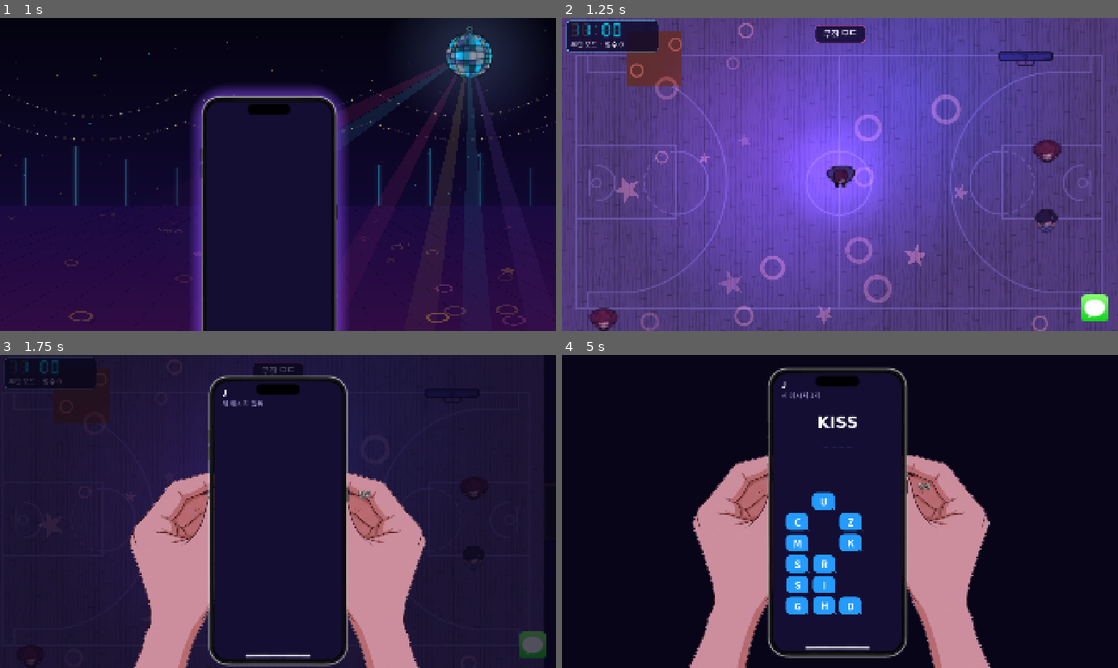
Above: before the commit, frames 1-4 (two rows, left to right).
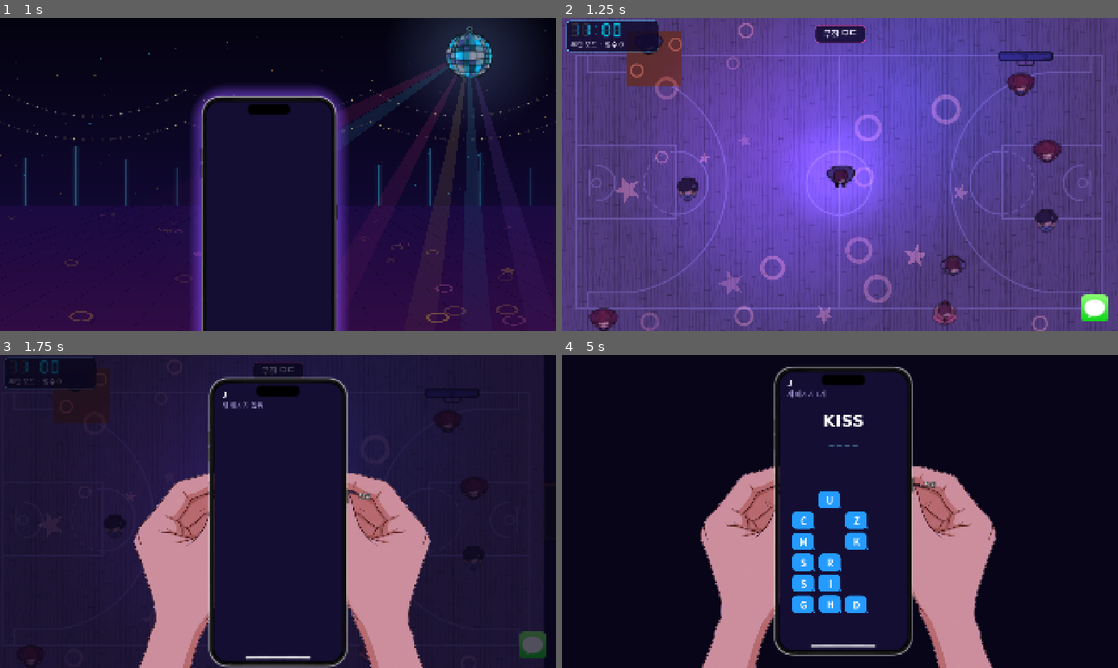
Above: after the commit, the same moments.

Repository: xyur2/DLQ
Game: Godot game, scene res://scenes/menu/menu.tscn
Two runs of this game, one before a commit and one after it. Both use one fixed random seed, a clock stepped at 60 frames per second and the inputs below.
Inputs (mouse positions are in pixels of both pictures, inside the frame that each line leads up to):
- Up to frame 1 (1 s): click "무한 모드" at 0.5 s
- Up to frame 2 (1.25 s): no input
- Up to frame 3 (1.75 s): tap Enter at 1.25 s; move the mouse to (533, 646) at 1.27 s; hold D (move_right) from 1.28 s (still down); hold E (interact) from 1.28 s (still down); click (533, 646) at 1.42 s; tap N (next_level) at 1.55 s
- Up to frame 4 (5 s): move the mouse to (728, 527) at 2.02 s; release D (move_right) at 2.03 s; release E (interact) at 2.03 s; hold S (move_down) 2.03-2.78 s; tap N (next_level) at 2.1, 3.05, 3.6, 4.55 s; tap E (interact) at 2.3, 3.8 s; move the mouse to (895, 442) at 2.77 s; hold D (move_right) 2.78-3.53 s; hold E (interact) 2.78-3.53 s; move the mouse to (812, 574) at 3.52 s; hold W (move_up) 3.53-4.28 s; click (812, 574) at 3.67 s; move the mouse to (1006, 558) at 4.27 s; hold A (move_left) from 4.28 s (still down); hold Q (open_phone) from 4.28 s (still down); tap F4 (debug_next_level) at 4.9 s

Frame 1 is identical in both runs. In frame 2, 1.0% of the frame differs, in the area x 14-85%, y 5-99%; in frame 3, 5.0%; in frame 4, 12%, in the area x 22-79%, y 3-100%.

Commit message:
v2.6 플레이 피드백: 사람 충돌, 따라오기 멈춤, 레벨 0 분리, 인원 2배, 소품 타이머
- 사람끼리 겹치지 않음: NPC 충돌 마스크에 NPC 레이어 추가, 가까운 사람을 피해 비켜 가기, 생성 간격 64px. 모이다 막히면 그 자리에 섬
- 따라오는 사람(추적형 포함)이 80px 안에 들어오면 멈추고 따라오기를 끝냄
- 따라오기 빈도 2/3: FOLLOW_COOLDOWN 25 → 37.5초, 추적형 10~30 → 15~45초
- 레벨 0은 테스트 맵(GameConfig.TEST_LEVEL)으로 분리. 플레이는 레벨 1·2(화면 Level 1·2). 디버그 F4로만 테스트 맵
- 인원 2배: 레벨 1 10명, 레벨 2 12명
- 소품 재사용 대기 중 더 어둡게 + 흰색 원형 타이머(unshaded, z_index 10)
- 명세서 v2.6 반영

Co-Authored-By: Claude Opus 5.5 <noreply@anthropic.com>

Diff:
--- a/scenes/top_view/prop.tscn
+++ b/scenes/top_view/prop.tscn
@@ -1,6 +1,9 @@
 [gd_scene format=3]
 
 [ext_resource type="Script" path="res://scripts/party_prop.gd" id="1_prop"]
+
+[sub_resource type="CanvasItemMaterial" id="Material_unshaded"]
+light_mode = 1
 
 [node name="Prop" type="Area2D"]
 script = ExtResource("1_prop")
@@ -9,3 +12,7 @@
 texture_filter = 3
 
 [node name="CollisionShape2D" type="CollisionShape2D" parent="."]
+
+[node name="CooldownTimer" type="Node2D" parent="."]
+z_index = 10
+material = SubResource("Material_unshaded")
--- a/scripts/game_config.gd
+++ b/scripts/game_config.gd
@@ -28,6 +28,10 @@
 const NPC_ARRIVE_DISTANCE: float = 9.6
 const NPC_STUCK_TIMEOUT: float = 1.5
 const NPC_SPAWN_MIN_DIST: float = 240.0      # 맵 절반에 맞춰 480 → 240
+const NPC_SPAWN_SPACING: float = 64.0        # 처음 놓을 때 사람끼리 떨어뜨리는 거리 (지름 38.4 + 여유)
+# 사람끼리는 몸이 부딪혀 겹치지 않는다. 걷는 사람은 가까운 사람을 미리 피해 옆으로 비켜 간다.
+const NPC_AVOID_RADIUS: float = 64.0         # 이 거리 안의 사람을 피한다 (중심 거리)
+const NPC_AVOID_STRENGTH: float = 1.2        # 피하는 힘. 클수록 일찍, 크게 비켜 간다
 const NPC_AGGRO_SPREAD: float = 70.0         # 140 → 70
 const NPC_COLOR: Color = Color(0.55, 0.5, 0.5)
 
@@ -53,7 +57,7 @@
 const ACTIVE_IDLE_TIME_RANGE: Vector2 = Vector2(0.3, 1.0)   # 일반은 NPC_IDLE_TIME_RANGE (1~3초)
 const ACTIVE_TURN_TIME_RANGE: Vector2 = Vector2(0.8, 2.0)   # 걷는 중 이 간격마다 새 목적지로 방향 전환
 # 추적형: 일정 간격마다 정해진 시간 동안 플레이어 쪽으로 온다.
-const TRACKER_INTERVAL_RANGE: Vector2 = Vector2(10.0, 30.0)
+const TRACKER_INTERVAL_RANGE: Vector2 = Vector2(15.0, 45.0)   # 플레이 피드백: 빈도 2/3 (10~30 → 15~45)
 const TRACKER_DURATION: float = 6.0
 # 주의 집중형: 일정 간격마다 주변 사람들을 자기 주위로 부른다. 부르는 동안 자신은 제자리에 선다.
 const ATTENTION_INTERVAL_RANGE: Vector2 = Vector2(30.0, 45.0)
@@ -74,9 +78,9 @@
 
 # 따라오는 사람
 const FOLLOW_SPEED: float = 108.0             # 플레이어(144)보다 느려서 따돌릴 수 있음
-const FOLLOW_STOP_DISTANCE: float = 70.0      # 발각 반경(80) 안까지 붙는다
-const FOLLOW_DURATION: float = 8.0            # follower_option이 켜진 사람이 한 번 따라오는 시간
-const FOLLOW_COOLDOWN: float = 25.0           # 다시 따라오기까지의 시간
+const FOLLOW_STOP_DISTANCE: float = 80.0      # 이 거리 안으로 들어오면 멈춰 서서 따라오기를 끝낸다 (발각 반경과 같음)
+const FOLLOW_DURATION: float = 8.0            # follower_option이 켜진 사람이 한 번 따라오는 최대 시간
+const FOLLOW_COOLDOWN: float = 37.5           # 다시 따라오기까지의 시간. 플레이 피드백: 빈도 2/3 (25 → 37.5)
 
 # 사람에게 보내는 반응 (왼쪽 클릭 긍정, 오른쪽 클릭 부정)
 const REACTION_RANGE: float = 300.0           # 플레이어에서 이 거리 안의 사람에게만
@@ -127,39 +131,41 @@
 const TENSION_RISE_PER_SEC: float = 3.0
 const TENSION_FALL_PER_SEC: float = 0.5
 
-# 레벨. 위로 갈수록 DM이 자주 오고, 답장 후 쉬는 시간이 짧고, 휴대폰 글자 사이 간격이 좁다.
-# 같은 키를 모든 레벨에 둔다. 레벨을 늘리려면 항목과 씬을 추가한다.
+# 테스트 맵(레벨 0). 플레이 목록(LEVELS)에는 없고, 디버그 모드(F1)에서 F4로 레벨을 넘기면 마지막 레벨 다음에 나온다.
+const TEST_LEVEL: Dictionary = {
+    'title': '레벨 0: 테스트 맵',
+    'scene': 'res://scenes/top_view/levels/level_0.tscn',
+    'npc_count': 5,
+    'npc_kinds': {},
+    'follower_count': 1,
+    'dm_interval': 3.0,
+    'reply_cooldown': 5.0,
+    'letter_gap': 40.0,
+    'caught_radius': 80.0,
+    'decoy_count': 6,
+    'wrong_lock_time': 2.0,
+}
+
+# 플레이할 수 있는 레벨. 위로 갈수록 DM이 자주 오고, 답장 후 쉬는 시간이 짧고, 휴대폰 글자 사이 간격이 좁다.
+# 화면에는 Level 1, 2로 나온다(level_index 0, 1). 같은 키를 모든 레벨에 둔다. 레벨을 늘리려면 항목과 씬을 추가한다.
 const LEVELS: Array = [
     {
-        'title': '레벨 1: 거실',
-        'scene': 'res://scenes/top_view/levels/level_0.tscn',
-        'npc_count': 5,
+        'title': '레벨 1: 옆방',
+        'scene': 'res://scenes/top_view/levels/level_1.tscn',
+        'npc_count': 10,           # 플레이 피드백: 북적이는 파티처럼 2배 (5 → 10)
         'npc_kinds': {},           # 종류별 인원. 예: {'active': 1, 'tracker': 1, 'attention': 1, 'interactive': 1}. 나머지는 일반
         'follower_count': 1,       # follower_option을 켜고 시작하는 사람 수 (일반 사람 중에서)
-        'dm_interval': 3.0,        # DM 도착 주기(초)
-        'reply_cooldown': 5.0,     # 답장한 뒤 다음 DM까지 쉬는 시간(초)
-        'letter_gap': 40.0,        # 휴대폰 글자 버튼 사이 간격(px). LETTER_MIN_GAP보다 작아지지 않음
+        'dm_interval': 2.6,        # DM 도착 주기(초)
+        'reply_cooldown': 4.0,     # 답장한 뒤 다음 DM까지 쉬는 시간(초)
+        'letter_gap': 20.0,        # 휴대폰 글자 버튼 사이 간격(px). LETTER_MIN_GAP보다 작아지지 않음
         'caught_radius': 80.0,
         'decoy_count': 6,          # 단어 글자 외에 섞이는 알파벳 수
         'wrong_lock_time': 2.0,    # 틀린 알파벳을 눌렀을 때 터치가 막히는 시간(초)
     },
     {
-        'title': '레벨 2: 옆방',
-        'scene': 'res://scenes/top_view/levels/level_1.tscn',
-        'npc_count': 5,
-        'npc_kinds': {},
-        'follower_count': 1,
-        'dm_interval': 2.6,
-        'reply_cooldown': 4.0,
-        'letter_gap': 20.0,
-        'caught_radius': 80.0,
-        'decoy_count': 6,
-        'wrong_lock_time': 2.0,
-    },
-    {
-        'title': '레벨 3: 북적이는 파티',
+        'title': '레벨 2: 북적이는 파티',
         'scene': 'res://scenes/top_view/levels/level_2.tscn',
-        'npc_count': 6,
+        'npc_count': 12,           # 6 → 12
         'npc_kinds': {},
         'follower_count': 2,
         'dm_interval': 2.2,
--- a/scripts/game_state.gd
+++ b/scripts/game_state.gd
@@ -25,7 +25,8 @@
 
 var state: State = State.INTRO
 var end_reason: EndReason = EndReason.NONE
-var level_index: int = 0           # 현재 레벨. R 재시작해도 유지되고, 승리 후 N으로 다음 레벨
+var level_index: int = 0           # 현재 레벨(GameConfig.LEVELS 번호). R 재시작해도 유지되고, 승리 후 N으로 다음 레벨
+var test_level: bool = false       # 테스트 맵(레벨 0, GameConfig.TEST_LEVEL)인지. 디버그로만 연다
 var cfg: Dictionary = GameConfig.LEVELS[0]
 var phone_on: bool = false
 var dm_stage: int = 0
@@ -54,7 +55,7 @@
 ## 모든 값을 초기화한다. Main._enter_tree()에서 호출한다(자식 씬의 _ready보다 먼저).
 func start_game() -> void:
     level_index = clampi(level_index, 0, GameConfig.LEVELS.size() - 1)
-    cfg = GameConfig.LEVELS[level_index]
+    cfg = GameConfig.TEST_LEVEL if test_level else GameConfig.LEVELS[level_index]
     end_reason = EndReason.NONE
     phone_on = false
     dm_stage = 0
@@ -75,12 +76,18 @@
 
 
 func has_next_level() -> bool:
-    return not endless_mode and level_index + 1 < GameConfig.LEVELS.size()
+    return not endless_mode and not test_level and level_index + 1 < GameConfig.LEVELS.size()
 
 
 ## 다음 start_game()부터 적용된다. 씬을 다시 불러야 맵이 바뀐다.
 func set_level(index: int) -> void:
+    test_level = false
     level_index = clampi(index, 0, GameConfig.LEVELS.size() - 1)
+
+
+## 디버그: 다음 start_game()부터 테스트 맵(레벨 0)으로 시작한다. set_level을 부르면 풀린다.
+func set_test_level() -> void:
+    test_level = true
 
 
 func set_endless(enabled: bool) -> void:
@@ -93,7 +100,9 @@
 
 ## 화면에 보이는 레벨 번호는 1부터 시작한다.
 func get_level_label() -> String:
-    return '무한 모드' if endless_mode else 'Level %d' % (level_index + 1)
+    if endless_mode:
+        return '무한 모드'
+    return 'Level 0' if test_level else 'Level %d' % (level_index + 1)
 
 
 func is_playing() -> bool:
--- a/scripts/main.gd
+++ b/scripts/main.gd
@@ -34,8 +34,13 @@
 	elif GameState.debug_enabled and event.is_action_pressed('debug_clear_stage'):
 		GameState.debug_clear_stage()
 	elif GameState.debug_enabled and event.is_action_pressed('debug_next_level'):
-		# 디버그: 다음 레벨로 바로 이동 (마지막 레벨 다음은 0)
-		GameState.set_level((GameState.level_index + 1) % GameConfig.LEVELS.size())
+		# 디버그: 다음 레벨로 바로 이동. 마지막 레벨 다음은 테스트 맵(레벨 0), 그다음은 레벨 1
+		if GameState.test_level:
+			GameState.set_level(0)
+		elif GameState.level_index + 1 < GameConfig.LEVELS.size():
+			GameState.set_level(GameState.level_index + 1)
+		else:
+			GameState.set_test_level()
 		get_tree().reload_current_scene()
 
 
--- a/scripts/party_npc.gd
+++ b/scripts/party_npc.gd
@@ -3,6 +3,8 @@
 ## 사람. 대기와 무작위 이동을 반복하고, 상황에 따라 다음과 같이 행동한다.
 ## - 소품 어그로: 지속 시간 동안 해당 지점에 모인다.
 ## - 따라오는 사람: follower_option이 켜져 있거나 반응을 충분히 받으면 일정 시간 플레이어를 따라온다.
+##   FOLLOW_STOP_DISTANCE 안으로 들어오면 그 자리에 멈춰 서고 따라오기를 끝낸다.
+## - 사람끼리는 몸이 부딪혀 겹치지 않고, 걷는 사람은 가까운 사람을 미리 피해 옆으로 비켜 간다.
 ## - 길막: 걷다가 플레이어에게 막히면 멈춰 서고, 오래 막히면 플레이어를 밀쳐 낸다.
 ## - 슬로우 댄스: 제자리 근처만 조금씩 움직인다.
 ## 다른 방으로 갈 때는 PartyLevel.next_step을 따라 열린 문을 지난다. 문이 닫혀 있으면 그 방으로 가지 않는다.
@@ -10,7 +12,7 @@
 ## 종류(kind). 값은 GameConfig의 각 종류 구역에서 조정한다.
 ## - normal: 위 기본 행동만 한다.
 ## - active(활발형): 1.5배 빠르고, 짧게 쉬고, 걷는 중에도 자주 방향을 바꾼다.
-## - tracker(추적형): 10~30초마다 정해진 시간 동안 플레이어 쪽으로 온다.
+## - tracker(추적형): 15~45초마다 정해진 시간 동안 플레이어 쪽으로 온다.
 ## - attention(주의 집중형): 30~45초마다 주변 사람들을 자기 주위로 부르고, 그동안 제자리에 선다.
 ## - interactive(상호작용형): 1분 안팎마다 사용할 수 있는 소품으로 걸어가 작동시킨다.
 ## 특수 행동은 대기·걷기 중일 때만 시작하고, 다른 행동(어그로, 따라오기) 중이면 끝날 때까지 미룬다.
@@ -19,7 +21,8 @@
 enum Mode { IDLE, WALK, AGGRO, FOLLOW }
 
 const LAYER_NPC: int = 4
-const MASK_WALL_AND_PLAYER: int = 1 | 2   # NPC끼리는 통과
+const MASK_SOLID: int = 1 | 2 | 4         # 벽, 플레이어, 다른 사람과 부딪힌다
+const AVOID_AHEAD_DOT: float = 0.3        # 이보다 앞쪽에 있는 사람은 옆으로 비켜 간다
 const STUCK_MOVE_RATIO: float = 0.25      # 기대 이동량의 이 비율보다 적게 움직이면 막힌 것으로 본다
 const BLOCK_HEADING_MIN_DOT: float = 0.3  # 목적지가 플레이어 쪽이어야 길막으로 본다
 const EMOTE_RISE_PX: float = 40.0
@@ -60,7 +63,7 @@
 
 func _ready() -> void:
     collision_layer = LAYER_NPC
-    collision_mask = MASK_WALL_AND_PLAYER
+    collision_mask = MASK_SOLID
     motion_mode = CharacterBody2D.MOTION_MODE_FLOATING
     add_to_group('npcs')
     _sprite.sprite_frames = GameAssets.npc_frames(look)
@@ -151,6 +154,11 @@
             if _aggro_left <= 0.0 or not level.can_reach(global_position, _target):
                 _dance_anchor = global_position
                 _start_idle()
+            elif _stuck_time >= GameConfig.NPC_STUCK_TIMEOUT:
+                # 먼저 모인 사람들에게 막혔다: 그 자리를 도착한 곳으로 삼아 선다.
+                _target = global_position
+                _stuck_time = 0.0
+                velocity = Vector2.ZERO
             elif global_position.distance_to(_target) > GameConfig.NPC_ARRIVE_DISTANCE:
                 _move_to_target(GameConfig.NPC_AGGRO_SPEED * _speed_multiplier(), delta)
             else:
@@ -158,15 +166,14 @@
         Mode.FOLLOW:
             _follow_left -= delta
             _target = follow_target.global_position
-            if _follow_left <= 0.0:
+            if _follow_left <= 0.0 or global_position.distance_to(_target) <= GameConfig.FOLLOW_STOP_DISTANCE:
+                # 시간이 다 됐거나 충분히 가까워졌다: 그 자리에 멈춰 서고 따라오기를 끝낸다.
                 _dance_anchor = global_position
                 _start_idle()
             elif not level.can_reach(global_position, _target):
                 velocity = Vector2.ZERO   # 문이 닫혀 있으면 문 너머로 따라가지 못한다
-            elif global_position.distance_to(_target) > GameConfig.FOLLOW_STOP_DISTANCE:
+            else:
                 _move_to_target(GameConfig.FOLLOW_SPEED * _speed_multiplier(), delta)
-            else:
-                velocity = Vector2.ZERO
     _sprite.set_motion(velocity)
     if GameState.debug_enabled:
         queue_redraw()
@@ -335,13 +342,33 @@
     var before: Vector2 = global_position
     var goal: Vector2 = _steer_point()
     var dist: float = global_position.distance_to(goal)
+    var direction: Vector2 = global_position.direction_to(goal)
     # 목적지를 지나치지 않도록 속도 제한
-    velocity = global_position.direction_to(goal) * minf(speed, dist / delta)
+    var step_speed: float = minf(speed, dist / delta)
+    velocity = (direction + _avoidance(direction)).limit_length(1.0) * step_speed
     move_and_slide()
     if global_position.distance_to(before) < velocity.length() * delta * STUCK_MOVE_RATIO:
         _stuck_time += delta
     else:
         _stuck_time = 0.0
+
+
+## 가까운 사람에게서 멀어지는 방향. 앞을 막은 사람은 진행 방향의 왼쪽으로 비켜 간다(모두 같은 쪽이라 마주쳐도 엇갈린다).
+func _avoidance(direction: Vector2) -> Vector2:
+    var push := Vector2.ZERO
+    for node: Node in get_tree().get_nodes_in_group('npcs'):
+        if node == self:
+            continue
+        var away: Vector2 = global_position - (node as Node2D).global_position
+        var distance: float = away.length()
+        if distance >= GameConfig.NPC_AVOID_RADIUS or distance < 0.01:
+            continue
+        var weight: float = 1.0 - distance / GameConfig.NPC_AVOID_RADIUS
+        var away_dir: Vector2 = away / distance
+        push += away_dir * weight
+        if direction.dot(-away_dir) > AVOID_AHEAD_DOT:
+            push += direction.orthogonal() * weight
+    return push * GameConfig.NPC_AVOID_STRENGTH
 
 
 func _start_idle() -> void:
--- a/scripts/party_prop.gd
+++ b/scripts/party_prop.gd
@@ -3,13 +3,20 @@
 ## 상호작용 소품(스피커·조명·플레이리스트). E를 누르면 어그로 지점으로 사람을 모은다.
 ## 종류별 이름·반경·재사용 대기·색은 GameConfig.PROPS, 위치와 어그로 지점은 top_view.tscn에서 정한다.
 ## 모양은 소품 이미지, 작동 효과는 효과 씬(GameAssets.PROP_EFFECTS). 효과 씬이 없으면 원으로 대신 표시한다.
+## 재사용 대기 중에는 소품이 어두워지고, 위에 흰색 원형 타이머(CooldownTimer)가 남은 시간만큼 줄어든다.
 
 const LAYER_PROP: int = 8
 const PROP_HALF_SIZE: float = 24.0        # 상호작용 판정 크기
 const ICON_DISPLAY_SIZE: float = 96.0     # 이미지의 긴 변을 이 크기로 표시
 const ACTIVE_CIRCLE_RADIUS: float = 160.0
 const ACTIVE_CIRCLE_MAX_ALPHA: float = 0.25
-const COOLDOWN_TINT: Color = Color(0.4, 0.4, 0.4)
+const COOLDOWN_TINT: Color = Color(0.25, 0.25, 0.3)   # 재사용 대기 중 소품 색
+const TIMER_RADIUS: float = 18.0          # 원형 타이머 반지름(px, 월드 기준)
+const TIMER_WIDTH: float = 5.0
+const TIMER_POINTS: int = 48
+const TIMER_COLOR: Color = Color.WHITE
+const TIMER_TRACK_COLOR: Color = Color(1.0, 1.0, 1.0, 0.22)   # 지나간 시간 쪽 흐린 고리
+const TIMER_BACK_COLOR: Color = Color(0.0, 0.0, 0.0, 0.55)    # 밝은 바닥에서도 보이게 까는 어두운 원
 
 ## 소품 종류 (GameConfig.PROPS의 키)
 @export_enum('speaker', 'light', 'playlist') var prop_id: String = 'speaker'
@@ -26,6 +33,8 @@
 
 @onready var _icon: Sprite2D = $Icon
 @onready var _shape: CollisionShape2D = $CollisionShape2D
+## 원형 타이머. 씬에서 unshaded 머티리얼(파티 조명에 어두워지지 않게)과 z_index 10(모인 사람에게 가려지지 않게)을 준다.
+@onready var _timer: Node2D = $CooldownTimer
 
 
 func _ready() -> void:
@@ -37,6 +46,9 @@
     _icon.texture = GameAssets.prop_icon(prop_id, base_color)
     # 이미지 해상도와 상관없이 같은 크기로 보여 준다.
     _icon.scale = Vector2.ONE * ICON_DISPLAY_SIZE / maxf(_icon.texture.get_width(), _icon.texture.get_height())
+
+    _timer.visible = false
+    _timer.draw.connect(_draw_timer)
 
     collision_layer = LAYER_PROP
     collision_mask = 0
@@ -57,6 +69,8 @@
     _cooldown_left = maxf(0.0, _cooldown_left - delta)
     _active_left = maxf(0.0, _active_left - delta)
     _icon.modulate = COOLDOWN_TINT if _cooldown_left > 0.0 else Color.WHITE
+    _timer.visible = _cooldown_left > 0.0
+    _timer.queue_redraw()
     if _active_left <= 0.0:
         _remove_effect()
     queue_redraw()
@@ -79,6 +93,8 @@
     _cooldown_left = cooldown_total
     _active_left = GameConfig.AGGRO_DURATION
     _icon.modulate = COOLDOWN_TINT
+    _timer.visible = true
+    _timer.queue_redraw()
     _spawn_effect()
     GameState.emit_aggro(get_aggro_point(), aggro_radius, GameConfig.AGGRO_DURATION)
 
@@ -104,3 +120,14 @@
     if _active_left > 0.0 and _effect == null:
         var alpha: float = ACTIVE_CIRCLE_MAX_ALPHA * _active_left / GameConfig.AGGRO_DURATION
         draw_circle(aggro_offset, ACTIVE_CIRCLE_RADIUS, Color(base_color, alpha))
+
+
+## 원형 타이머: 12시 방향에서 시계 방향으로, 남은 시간만큼 흰 호가 남는다.
+func _draw_timer() -> void:
+    var ratio: float = clampf(_cooldown_left / maxf(cooldown_total, 0.001), 0.0, 1.0)
+    _timer.draw_circle(Vector2.ZERO, TIMER_RADIUS + TIMER_WIDTH, TIMER_BACK_COLOR)
+    _timer.draw_arc(Vector2.ZERO, TIMER_RADIUS, 0.0, TAU, TIMER_POINTS, TIMER_TRACK_COLOR, TIMER_WIDTH, true)
+    if ratio > 0.0:
+        var start: float = -PI * 0.5
+        var points: int = maxi(4, ceili(TIMER_POINTS * ratio))
+        _timer.draw_arc(Vector2.ZERO, TIMER_RADIUS, start, start + TAU * ratio, points, TIMER_COLOR, TIMER_WIDTH, true)
--- a/scripts/top_view.gd
+++ b/scripts/top_view.gd
@@ -23,7 +23,7 @@
     GameState.circle_ending_started.connect(_on_circle_ending_started)
 
 
-## 플레이어에게서 NPC_SPAWN_MIN_DIST 이상 떨어진 곳에 NPC를 만든다.
+## 플레이어에게서 NPC_SPAWN_MIN_DIST 이상, 다른 NPC에게서 NPC_SPAWN_SPACING 이상 떨어진 곳에 NPC를 만든다.
 ## 종류는 레벨의 npc_kinds를 따르고 나머지는 일반. follower_option은 일반 사람 앞에서부터 켠다.
 func spawn_npcs(count: int) -> Array[PartyNpc]:
     var kinds: Array[String] = []
@@ -43,7 +43,7 @@
         var npc: PartyNpc = NPC_SCENE.instantiate()
         var point: Vector2 = level.random_point()
         for _attempt: int in SPAWN_MAX_ATTEMPTS:
-            if point.distance_to(player.position) >= GameConfig.NPC_SPAWN_MIN_DIST:
+            if _is_free_spawn_point(point, result):
                 break
             point = level.random_point()
         npc.position = point
@@ -55,6 +55,15 @@
         _npcs.add_child(npc)
         result.append(npc)
     return result
+
+
+func _is_free_spawn_point(point: Vector2, placed: Array[PartyNpc]) -> bool:
+    if point.distance_to(player.position) < GameConfig.NPC_SPAWN_MIN_DIST:
+        return false
+    for other: PartyNpc in placed:
+        if point.distance_to(other.position) < GameConfig.NPC_SPAWN_SPACING:
+            return false
+    return true
 
 
 ## 지나가는 사람을 클릭하면 반응을 보낸다. 왼쪽은 긍정, 오른쪽은 부정.
Not shown, changed: docs/홈커밍 파티 스릴러 구현 명세서 v2.md
